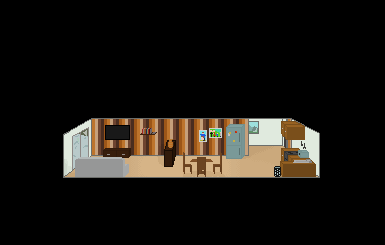
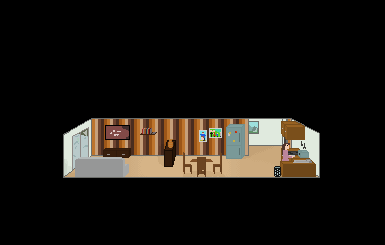
Comparing the layer stacks of the two 385x245 images. Changes:
added layer "Мама" above "Диван" over [282, 143, 295, 161]
added group "телек" with 17 layers above "Телевизор" over [106, 126, 129, 139]
added layer "Слой 18" in group "телек" over [106, 126, 129, 139]
added layer "Слой 17" in group "телек" over [106, 126, 129, 139]
added layer "Слой 16" in group "телек" over [106, 126, 129, 139]
added layer "Слой 15" in group "телек" over [106, 126, 129, 139]
added layer "Слой 14" in group "телек" over [106, 126, 129, 139]
added layer "Слой 13" in group "телек" over [106, 126, 129, 139]
added layer "Слой 12" in group "телек" over [106, 126, 129, 139]
added layer "Слой 11" in group "телек" over [106, 126, 129, 139]
added layer "Слой 10" in group "телек" over [106, 126, 129, 139]
added layer "Слой 9" in group "телек" over [106, 126, 129, 139]
added layer "Слой 8" in group "телек" over [106, 126, 129, 139]
added layer "Слой 7" in group "телек" over [106, 126, 129, 139]
added layer "Слой 6" in group "телек" over [106, 126, 129, 139]
added layer "Слой 5" in group "телек" over [112, 129, 125, 135]
added layer "Слой 4" in group "телек" over [106, 126, 129, 139]
added layer "Слой 3" in group "телек" over [109, 127, 125, 138]
